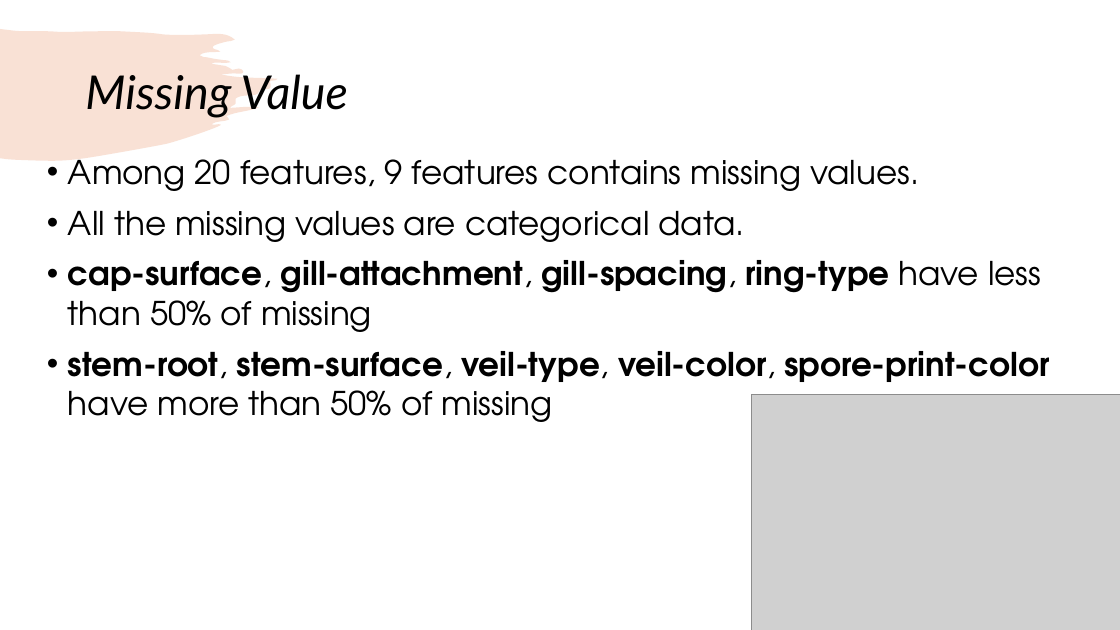
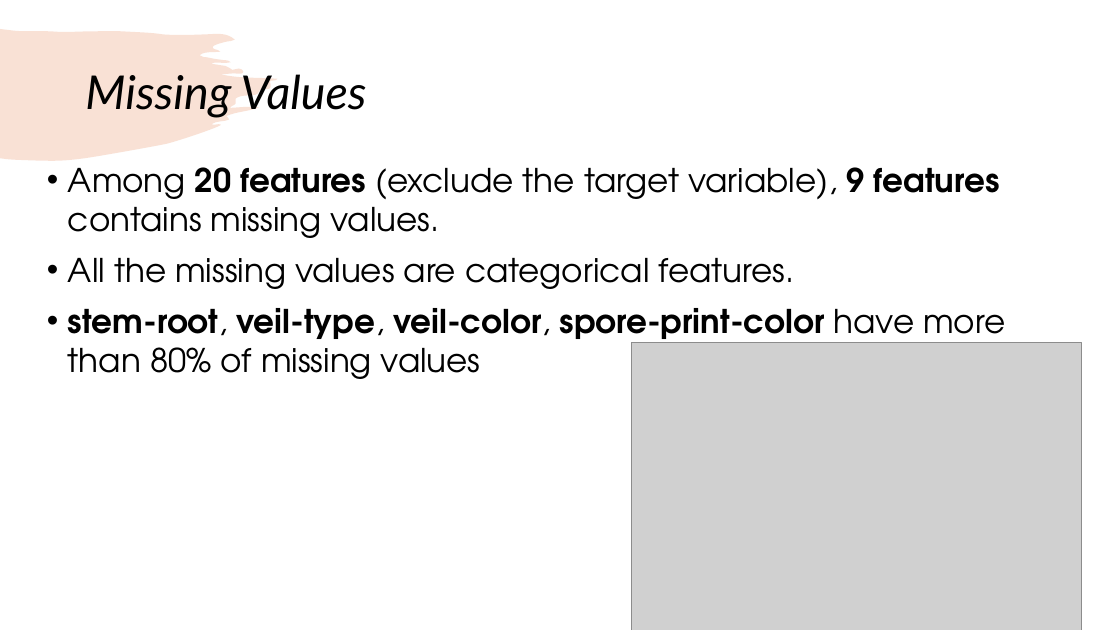
Before and after one commit to kathywu1201/Mushroom_Edibility_Classification_ML_Project, a slide deck: slide 10 of midterm_presentation.pptx. Drawn at 1120x630 pixels with LibreOffice and Linux fonts; fonts in the diff are those of the drawing; grey boxes stand for pictures. Boxes give left, top, right and bottom in pixels: in the first picture for what was removed or moved away, otherwise in the second. Text is boxed around its words. In the diff, an @@ line names an element or a change of style, - is before the commit and + after.

```diff
--- a/midterm_presentation.pptx
+++ b/midterm_presentation.pptx
@@ title at bbox=[85, 70, 367, 118]: text changed @@
-Missing Value
+Missing Values
@@ text at bbox=[68, 158, 1005, 379]: text changed @@
-• Among 20 features, 9 features contains missing values.
-• All the missing values are categorical data.
-• cap-surface, gill-attachment, gill-spacing, ring-type have less than 50% of missing
-• stem-root, stem-surface, veil-type, veil-color, spore-print-color have more than 50% of missing
+• Among 20 features (exclude the target variable), 9 features contains missing values.
+• All the missing values are categorical features.
+• stem-root, veil-type, veil-color, spore-print-color have more than 80% of missing values
@@ picture: place and size @@
-picture at bbox=[751, 394, 1120, 630]
+picture at bbox=[632, 343, 1081, 630]
```
Also in this commit, not shown: 9 other slides changed, 1 slide added, 1 slide removed, 7 other files.
